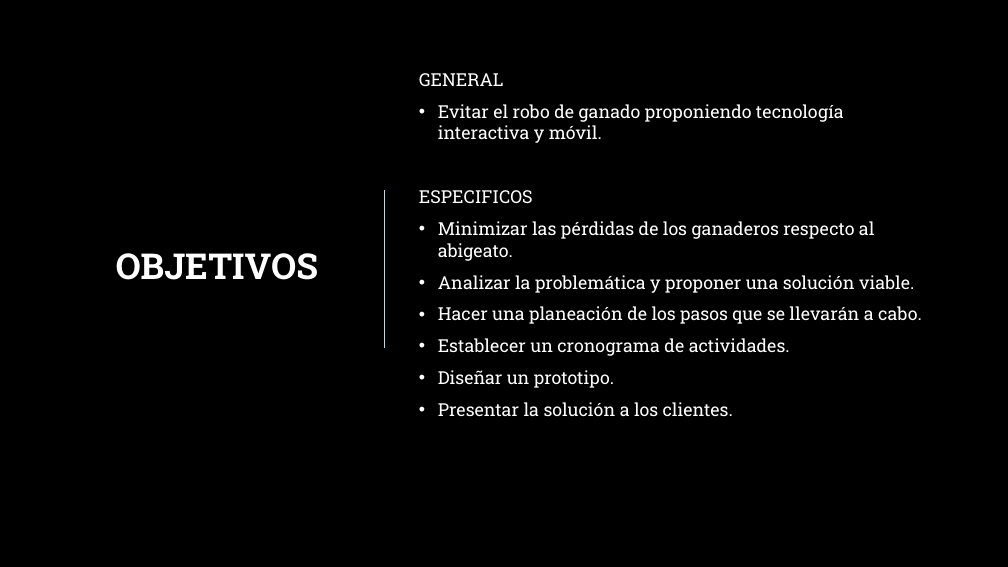
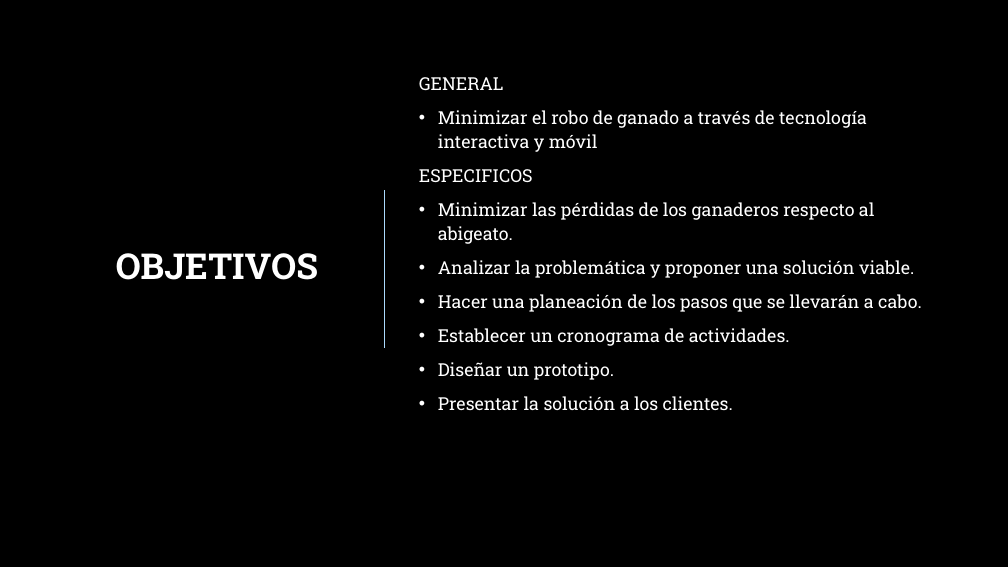
Before and after one commit to ramirogr8801/ganaderia-cultivos, a slide deck: slide 3 of Presentacion 1ra reunion.pptx. Drawn at 1008x567 pixels with LibreOffice and Linux fonts; fonts in the diff are those of the drawing; background and template pictures are left out. Boxes give left, top, right and bottom in pixels: in the first picture for what was removed or moved away, otherwise in the second. Text is boxed around its words. In the diff, an @@ line names an element or a change of style, - is before the commit and + after.

```diff
--- a/Presentacion 1ra reunion.pptx
+++ b/Presentacion 1ra reunion.pptx
@@ text at [419, 77, 922, 410]: line spacing 1 to 1.1 @@
@@ text at [438, 110, 867, 152]: text changed @@
-• Evitar el robo de ganado proponiendo tecnología interactiva y móvil.
+• Minimizar el robo de ganado a través de tecnología interactiva y móvil
```
